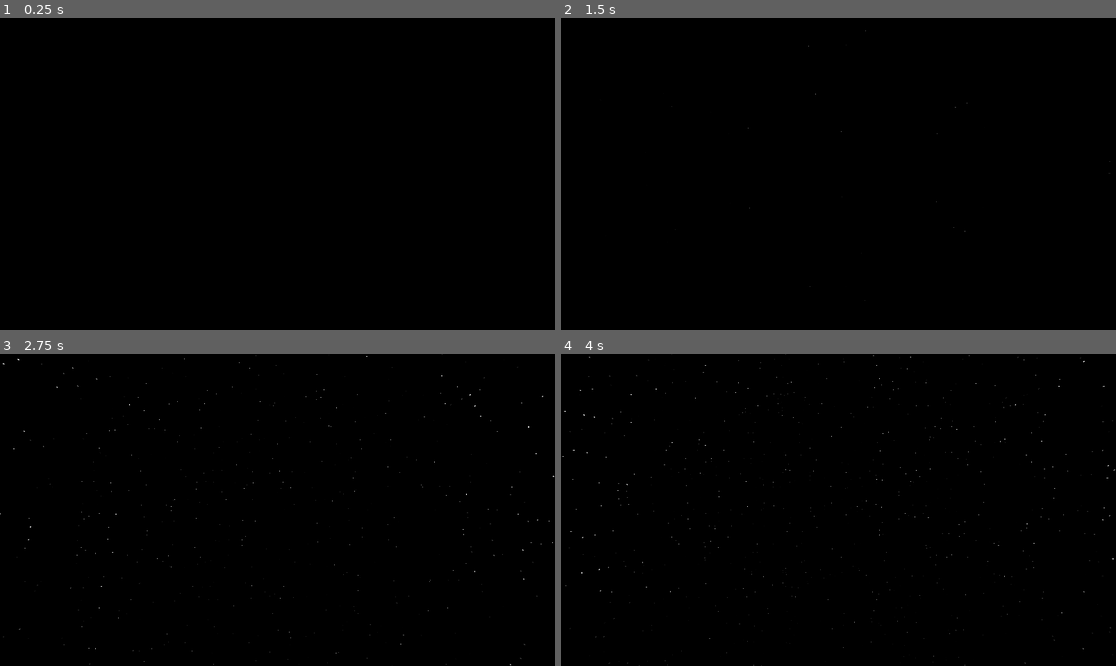
Above: before the commit, frames 1-4 (two rows, left to right).
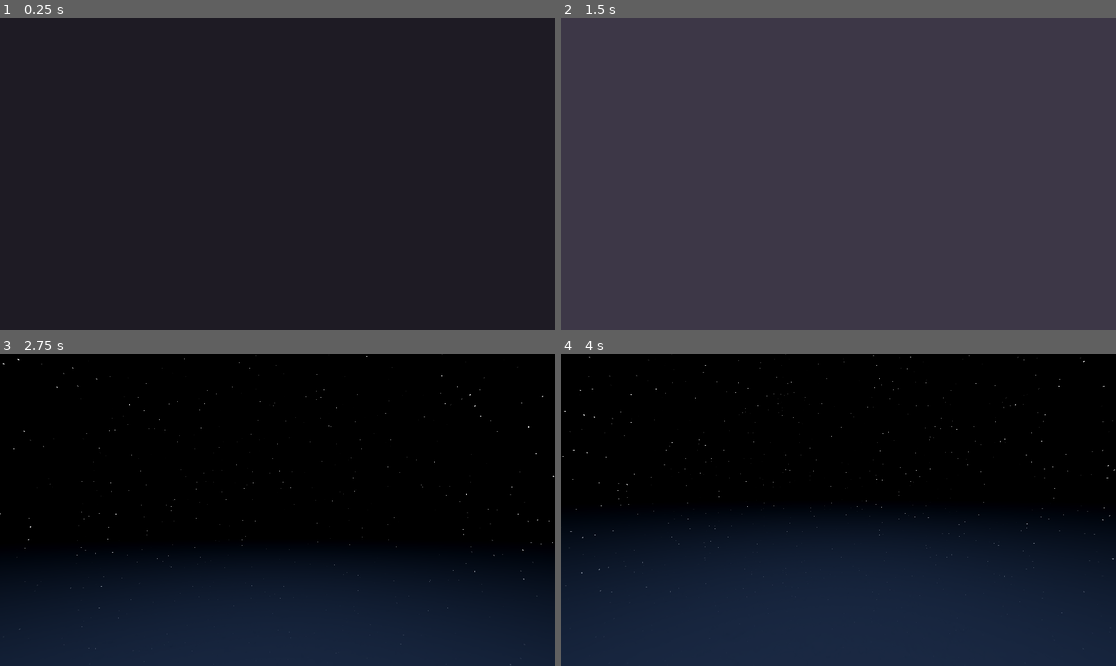
Above: after the commit, the same moments.

Repository: watson-disambiguation/shader-demos
Game: Godot game, scene res://Scenes/calm_sea_island.tscn
The game is run twice, just before and just after one commit, with the same random seed, the same clock (stepped at 60 frames per second) and the same inputs. This scene is started directly instead of the project's main scene.
Inputs (mouse positions are in pixels of both pictures, inside the frame that each line leads up to):
- Up to frame 1 (0.25 s): no input
- Up to frame 2 (1.5 s): tap Enter at 0.5 s; move the mouse to (866, 174) at 0.52 s; hold Up (ui_up) from 0.53 s (still down); tap Space at 1.25 s; move the mouse to (810, 174) at 1.27 s
- Up to frame 3 (2.75 s): keep holding Up (ui_up); tap Enter at 2 s; move the mouse to (288, 503) at 2.02 s
- Up to frame 4 (4 s): keep holding Up (ui_up); move the mouse to (832, 516) at 2.77 s; move the mouse to (877, 513) at 3.52 s

The runs differ from the first frame. In frame 1, 100% of the frame differs, in the area x 0-100%, y 0-100%; in frame 2, 100%; in frame 3, 32%; in frame 4, 45%.

Commit message:
Added transparency to sea shader

Diff:
--- a/Scenes/calm_sea_island.tscn
+++ b/Scenes/calm_sea_island.tscn
@@ -6,14 +6,23 @@
 [sub_resource type="ShaderMaterial" id="ShaderMaterial_phqct"]
 render_priority = 0
 shader = ExtResource("2_yjgsu")
+shader_parameter/seaDepth = -2.95
 shader_parameter/starSpacing = 50.0
 shader_parameter/minFlickerPeriod = 0.5
 shader_parameter/maxFlickerPeriod = 2.0
 shader_parameter/lightThreshold = 1.0
 shader_parameter/seed = 0
-shader_parameter/sphereCenter = Vector3(0, 7, 0)
-shader_parameter/sphereRadius = 1.0
-shader_parameter/landColour = Color(0.784314, 0.215686, 0.301961, 1)
+shader_parameter/sphereCenter = Vector3(0, -4.165, 0)
+shader_parameter/sphereRadius = 6.165
+shader_parameter/landColour = Color(0.254902, 0.231373, 0.298039, 1)
+shader_parameter/horizonColour = Color(0.294118, 0.45098, 0.537255, 1)
+shader_parameter/skyColour = Color(0.321569, 0.67451, 0.85098, 1)
+shader_parameter/seaColour = Color(0.101961, 0.160784, 0.262745, 1)
+shader_parameter/fresnelPower = 3.89
+shader_parameter/depthFalloff = 0.38
+shader_parameter/boxCenter = Vector3(0, 0.165, 0)
+shader_parameter/boxSize = Vector3(2, 10, 2)
+shader_parameter/lightingMin = 0.475
 shader_parameter/maxDist = 100.0
 
 [node name="Node3D" type="Node3D"]
--- a/Shaders/calm_sea_island.gdshader
+++ b/Shaders/calm_sea_island.gdshader
@@ -4,9 +4,11 @@
 
 #include "Libraries/SkyLibrary.gdshaderinc"
 #include "Libraries/SDFLibrary.gdshaderinc"
+#include "Libraries/SDFSphereFBM.gdshaderinc"
 
 #define UP vec3(0.,1.,0.)
 
+uniform float seaDepth;
 uniform float starSpacing;
 uniform float minFlickerPeriod;
 uniform float maxFlickerPeriod;
@@ -15,9 +17,17 @@
 uniform vec3 sphereCenter;
 uniform float sphereRadius;
 uniform vec3 landColour : source_color;
+uniform vec3 horizonColour : source_color;
+uniform vec3 skyColour : source_color;
+uniform vec3 seaColour : source_color;
+uniform float fresnelPower;
+uniform float depthFalloff;
+uniform vec3 boxCenter;
+uniform vec3 boxSize;
+uniform float lightingMin;
 
 const int maxSteps = 128;
-#define EPS 0.0001
+#define EPS 0.01
 
 uniform float maxDist = 100.;
 
@@ -25,8 +35,24 @@
 	return -(ro.y + height) / rd.y;
 }
 
+
 float sdf(vec3 pos) {
-	return sphere(pos-sphereCenter,sphereRadius);
+	float dist = sphere(pos-sphereCenter,sphereRadius);
+	dist = round_merge(dist,pos.y-seaDepth,1.);
+	dist = sdFbm(pos,dist,4);
+	return round_merge(dist,box(pos-boxCenter,boxSize),0.5);
+}
+
+vec3 normal(vec3 pos) {
+	float base = sdf(pos);
+	vec2 h = vec2(EPS,0);
+	return normalize(
+		vec3(
+			sdf(pos + h.xyy) - base,
+			sdf(pos + h.yxy) - base,
+			sdf(pos + h.yyx) - base
+		)
+	);
 }
 
 struct raymarchResult {
@@ -50,16 +76,30 @@
 	return result;
 }
 
+vec3 sky(vec3 dir) {
+	return stars(seed,dir,starSpacing,minFlickerPeriod,maxFlickerPeriod,lightThreshold);
+}
+float constrain(float x) {
+	return x / (x + depthFalloff);
+}
+
+vec3 calcWorld(raymarchResult result,vec3 ro, vec3 rd) {
+	float lighting = mix(lightingMin,1.,normal(ro+rd*result.dist).y);
+	return result.hit ? landColour * lighting : sky(rd);
+}
+
 void fragment() {
 	vec3 ro = CAMERA_POSITION_WORLD;
 	vec3 rd = normalize( (INV_VIEW_MATRIX * vec4(VIEW,0)).xyz );
 	float seaDist = planeDist(ro,rd,0.);
 	raymarchResult result = raymarch(ro,rd);
-	vec3 sky = stars(seed,rd,starSpacing,minFlickerPeriod,maxFlickerPeriod,lightThreshold);
-	vec3 world = result.hit ? landColour : sky;
+	vec3 world = calcWorld(result,ro,rd);
 	vec3 reflectedView = reflect(rd,UP);
 	raymarchResult reflectedResult = raymarch(ro+rd*seaDist,reflectedView);
-	vec3 skyReflection = stars(seed,reflectedView,starSpacing,minFlickerPeriod,maxFlickerPeriod,lightThreshold);
-	vec3 reflectedWorld = reflectedResult.hit ? landColour : skyReflection;
-	ALBEDO = seaDist > 0. && seaDist < result.dist ?  (1. + rd.y) * reflectedWorld  : world;
+	vec3 reflectedWorld = calcWorld(reflectedResult,ro+rd*seaDist,reflectedView);
+	float waterDist = constrain(result.dist-seaDist);
+	vec3 waterDiffuse = mix(world,seaColour, waterDist);
+	vec3 waterSpecular = reflectedWorld;
+	vec3 sea = mix(waterDiffuse, waterSpecular,pow(1.+rd.y,fresnelPower));
+	ALBEDO = seaDist > 0. && seaDist < result.dist ?  sea  : world;
 }
